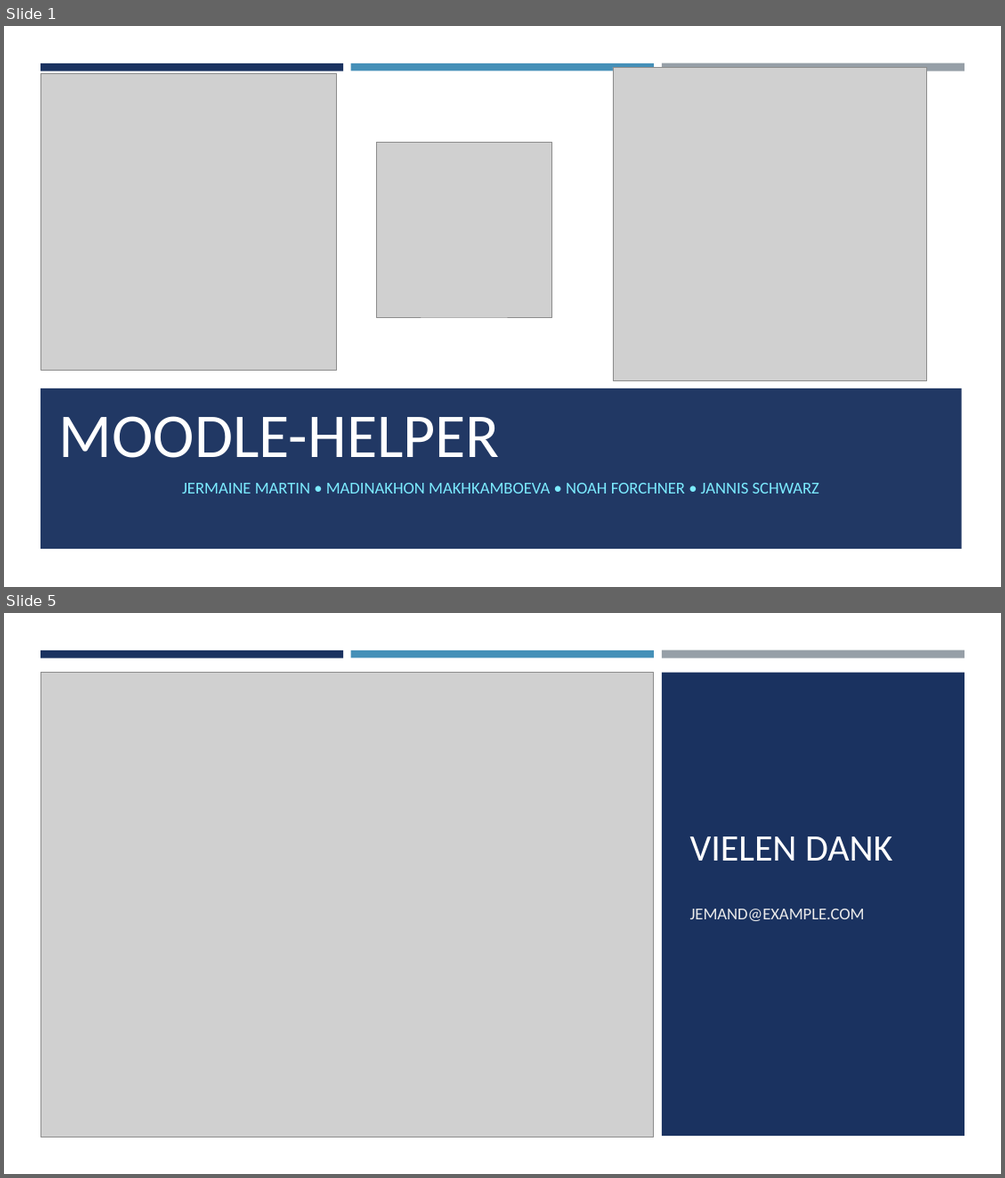
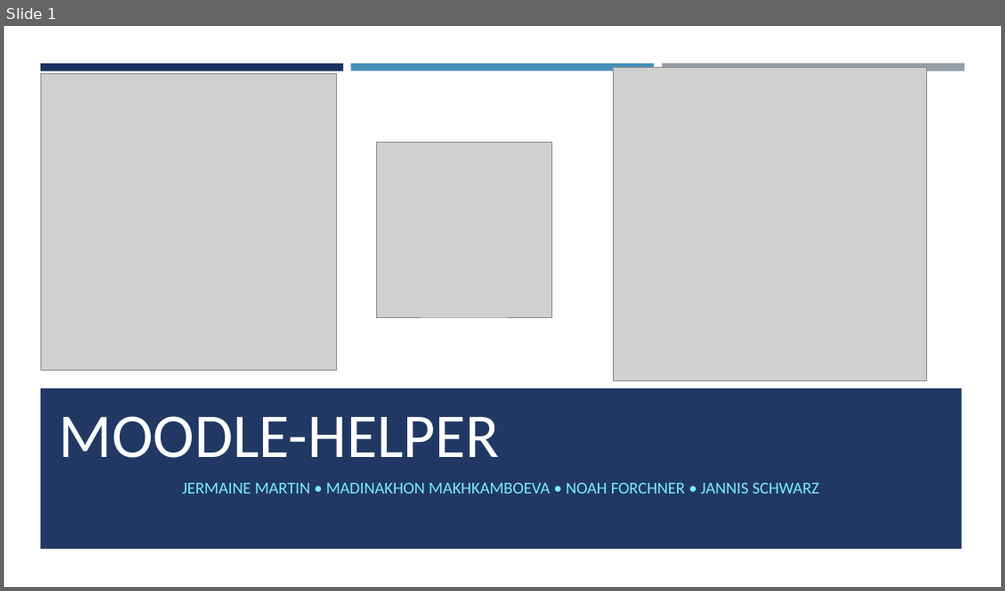
Before and after one commit to j-j-martin/Hackathon2023, a slide deck: Moodle-helper.pptx. Shown one above the other, each under a label of ours: slides 1 and 5 before the commit, slide 1 after it; the slides between them are not shown. The pictures are 1005x1178 and 1005x591 pixels, drawn with LibreOffice and Linux fonts; fonts in the diff are those of the drawing; grey boxes stand for pictures. Boxes give left, top, right and bottom in pixels: in the first picture for what was removed or moved away, otherwise in the second. Text is boxed around its words. In the diff, an @@ line names an element or a change of style, - is before the commit and + after.

```diff
--- a/Moodle-helper.pptx
+++ b/Moodle-helper.pptx
@@ slide 5 removed at [4, 613, 1001, 1174], background #FFFFFF @@
@@ rectangle removed at [4, 613, 1001, 1174] @@
@@ rectangle removed at [40, 650, 343, 657] @@
@@ rectangle removed at [351, 650, 654, 657] @@
@@ rectangle removed at [662, 650, 964, 658] @@
@@ picture removed at [40, 672, 654, 1136] @@
@@ rectangle removed at [662, 672, 964, 1135] @@
@@ title removed at [690, 836, 892, 860] @@
-VIELEN DANK
@@ subtitle removed at [690, 908, 865, 921] @@
-JEMAND@EXAMPLE.COM
```
Also in this commit, not shown: 1 slide changed, 8 slides added, 2 other slides removed, 2 other files.
